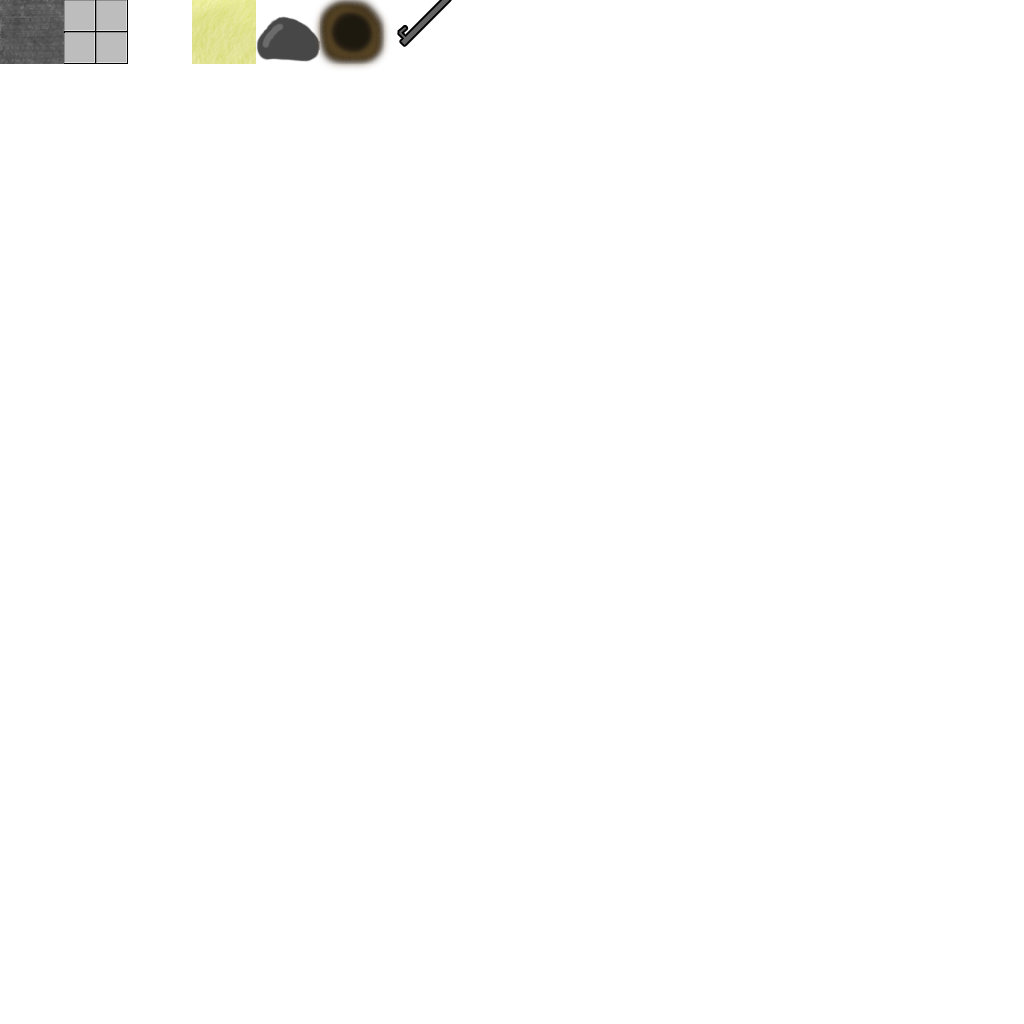
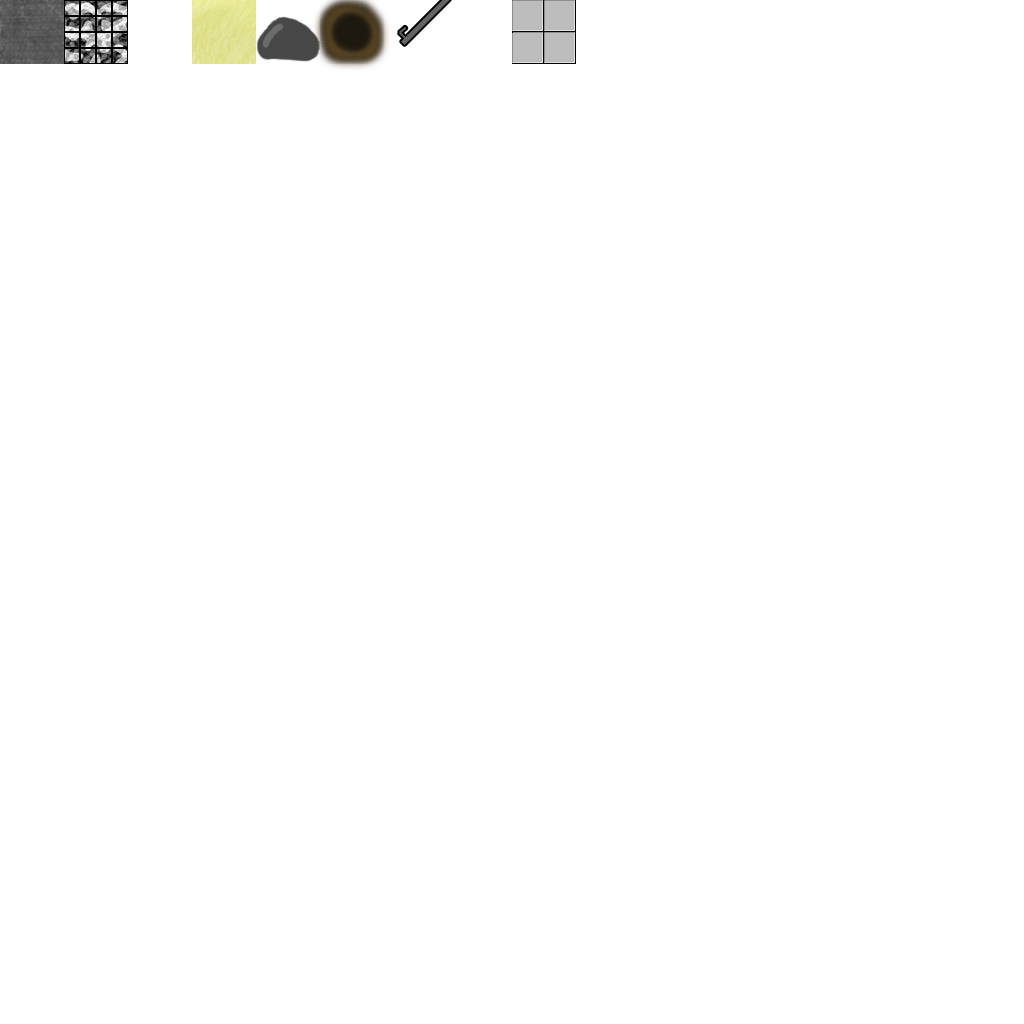
Layers edited between the first and the second 1024px x 1024px image:
renamed "Layer 3" to "SmallTileFloor", moved it above "TileFloor", painted on it over [64, 0, 127, 63]
renamed "Shape 21" to "TileFloor", painted on it over [64, 0, 576, 64]
